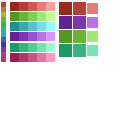
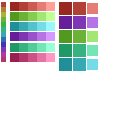
Layers edited between the first and the second 128×128 image:
painted on "palettes" over [59, 58, 98, 71]
